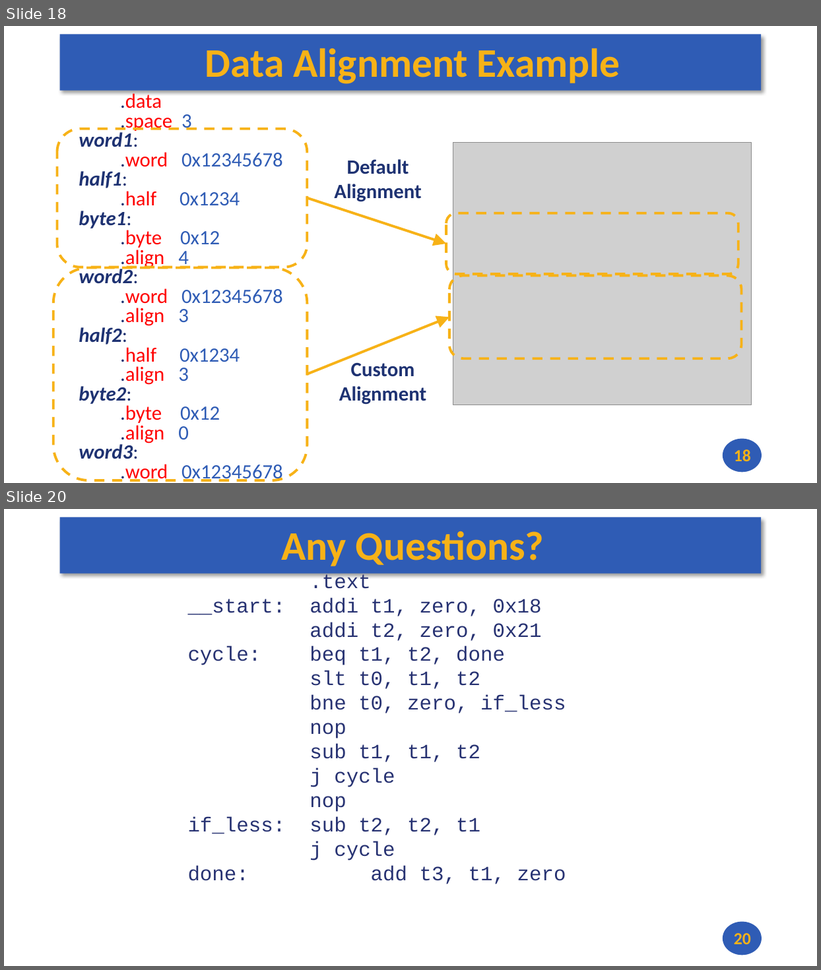
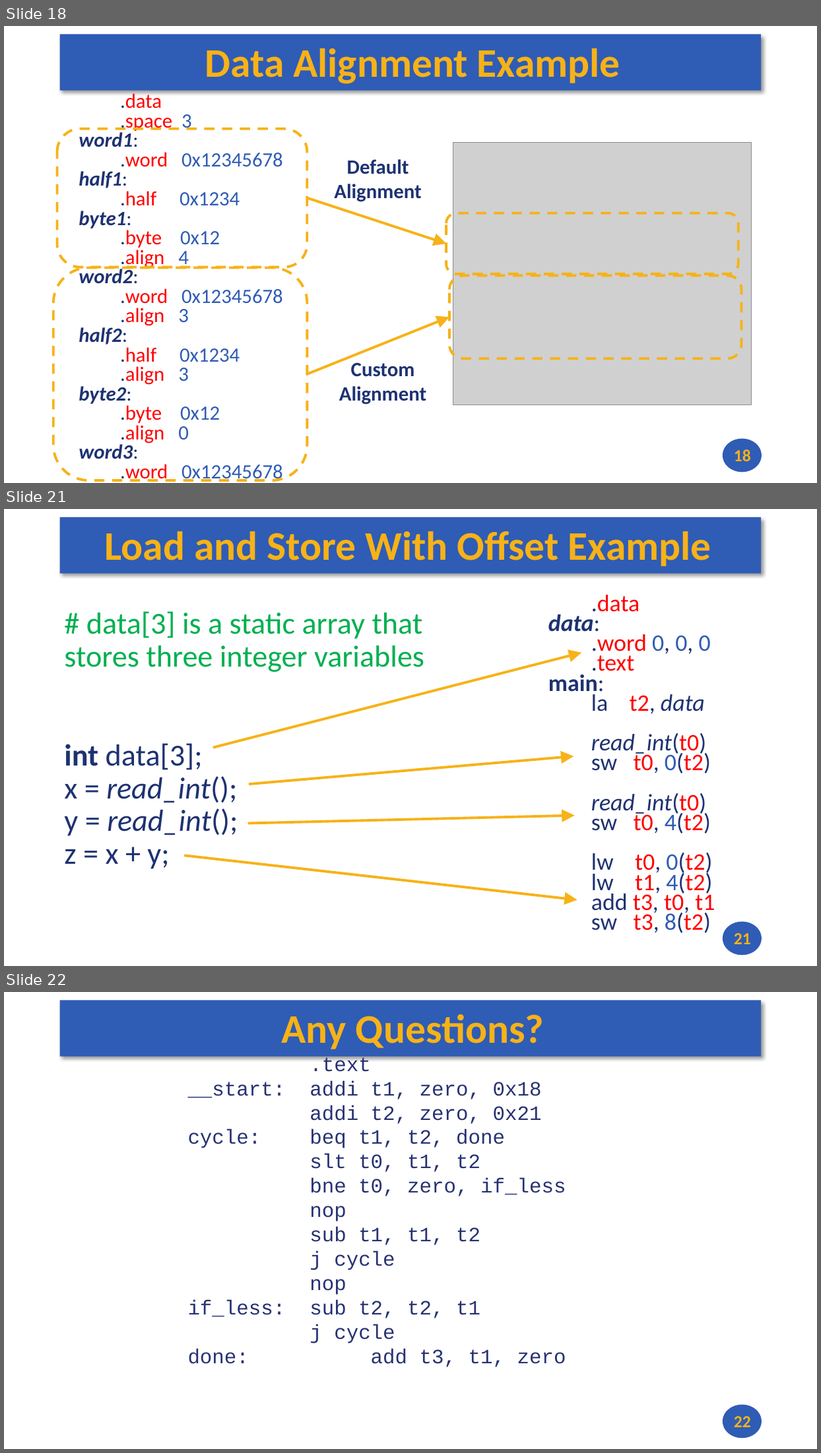
Before and after one commit to andrewt0301/hse-acos-course, a slide deck: docs/part1ca/05_MacrosBranchesArrays/CA_Lecture_05.pptx. Shown one above the other, each under a label of ours: slides 18 and 20 before the commit, slides 18, 21 and 22 after it; the slides between them are not shown. The pictures are 821x970 and 821x1453 pixels, drawn with LibreOffice and Linux fonts; fonts in the diff are those of the drawing; grey boxes stand for pictures. Boxes give left, top, right and bottom in pixels: in the first picture for what was removed or moved away, otherwise in the second. Text is boxed around its words. In the diff, an @@ line names an element or a change of style, - is before the commit and + after.

```diff
--- a/docs/part1ca/05_MacrosBranchesArrays/CA_Lecture_05.pptx
+++ b/docs/part1ca/05_MacrosBranchesArrays/CA_Lecture_05.pptx
@@ slide 21 added at bbox=[4, 509, 817, 966], background #FFFFFF; not listed: 2 template elements that a slide beside it also shows @@
@@ title added at bbox=[105, 531, 712, 566], 48 pt, text #F7B217, bold @@
+Load and Store With Offset Example
@@ text added at bbox=[548, 595, 715, 933], 28 pt, text #1E3272 @@
+.data
+data:
+.word 0, 0, 0
+.text
+main:
+la t2, data
+read_int(t0)
+sw t0, 0(t2)
+read_int(t0)
+sw t0, 4(t2)
+lw t0, 0(t2)
+lw t1, 4(t2)
+add t3, t0, t1
+sw t3, 8(t2)
@@ text added at bbox=[64, 611, 424, 869], 36 pt, text #00B050 @@
+# data[3] is a static array that stores three integer variables
+int data[3];
+x = read_int();
+y = read_int();
+z = x + y;
@@ arrow added from (213, 747) to (582, 653), #F7B217 3 pt @@
@@ arrow added from (249, 784) to (574, 757), #F7B217 3 pt @@
@@ arrow added from (248, 824) to (575, 816), #F7B217 3 pt @@
@@ arrow added from (185, 856) to (578, 900), #F7B217 3 pt @@
@@ page number added at bbox=[734, 933, 751, 945], 20 pt, text #F7B217, bold @@
+21
@@ what was slide 20 is now slide 22 @@
@@ page number at bbox=[734, 1416, 751, 1428]: text changed @@
-20
+22
```
Also in this commit, not shown: 1 slide changed, 1 other slide added, 4 other files.
